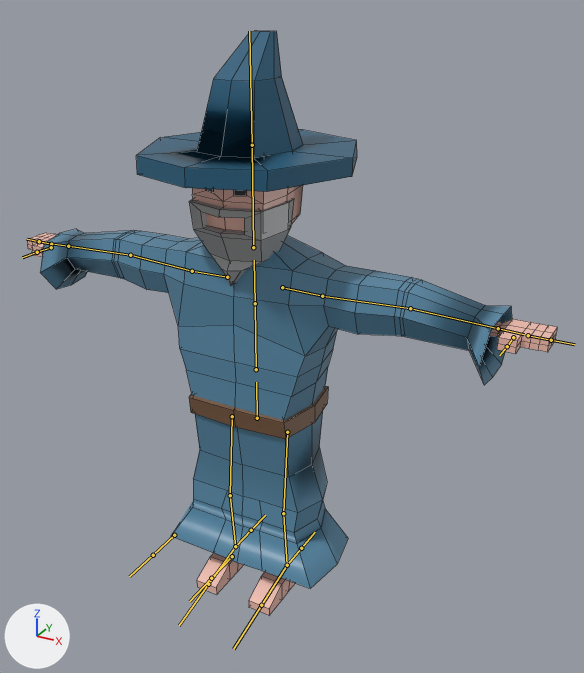
The FBX model Assets/Models/GarthArmatureAnimations.fbx, before and after one commit.
Rendered twice from a 50 mm camera at (5.42, -8.81, 8.55) aimed at (0.49, 0.16, 4.07). The lights are fixed; the arrows at lower left show +X, +Y and +Z. The bones that bend it are drawn over the model as lines. Mesh edges are drawn as thin lines.

The first picture shows 'Barba', 'Garth', 'Sombrero', 'Tunica'.
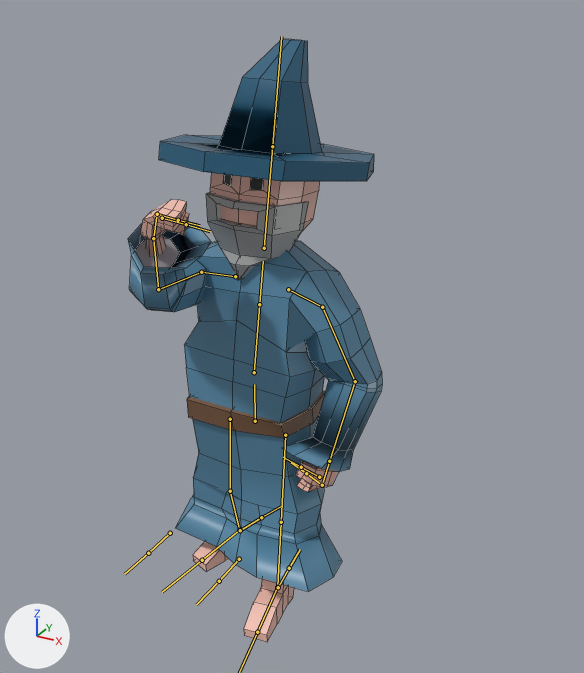
The newer file adds an action. The first version stands in its rest pose; the second is drawn at frame 6 of the action 'Armature|Attack'.

The change, as JSON lines over the scene's bpy script:
```json
{"block": "bone_root", "where": "bone_root = bpy.data.objects['Armature'].pose.bones['Root']"}
{"op": "set", "path": "bone_root.location", "old": "(0.0, 0.0, 0.0)", "new": "(-0.03, -0.05, 0.01)"}
{"block": "bone_spine", "where": "bone_spine = bpy.data.objects['Armature'].pose.bones['Spine']  # child of 'Root'"}
{"op": "set", "path": "bone_spine.rotation_quaternion", "old": "(1.0, 0.0, 0.0, 0.0)", "new": "(0.998, -0.063, -0.023, -0.015)", "note": "degrees (0, 0, 0) -> degrees (-7, -3, -2)"}
{"block": "bone_shoulder_l", "where": "bone_shoulder_l = bpy.data.objects['Armature'].pose.bones['Shoulder.L']  # child of 'Spine2'"}
{"op": "set", "path": "bone_shoulder_l.rotation_quaternion", "old": "(1.0, 0.0, 0.0, 0.0)", "new": "(0.988, 0.051, -0.116, -0.083)", "note": "degrees (0, 0, 0) -> degrees (7, -13, -10)"}
{"block": "bone_upperarm_l", "where": "bone_upperarm_l = bpy.data.objects['Armature'].pose.bones['UpperArm.L']  # child of 'Shoulder.L'"}
{"op": "set", "path": "bone_upperarm_l.rotation_quaternion", "old": "(1.0, 0.0, 0.0, 0.0)", "new": "(0.834, -0.185, 0.21, -0.475)", "note": "degrees (0, 0, 0) -> degrees (-31, 10, -62)"}
{"block": "bone_lowerarm_l", "where": "bone_lowerarm_l = bpy.data.objects['Armature'].pose.bones['LowerArm.L']  # child of 'UpperArm.L'"}
{"op": "set", "path": "bone_lowerarm_l.rotation_quaternion", "old": "(1.0, 0.0, 0.0, 0.0)", "new": "(0.944, 0.28, -0.041, -0.169)", "note": "degrees (0, 0, 0) -> degrees (33, 1, -20)"}
{"block": "bone_fingers_l", "where": "bone_fingers_l = bpy.data.objects['Armature'].pose.bones['Fingers.L']  # child of 'Hand.L'"}
{"op": "set", "path": "bone_fingers_l.rotation_quaternion", "old": "(1.0, 0.0, 0.0, 0.0)", "new": "(0.565, 0.013, -0.159, -0.81)", "note": "degrees (0, 0, 0) -> degrees (16, -9, -111)"}
{"block": "bone_thumb_l", "where": "bone_thumb_l = bpy.data.objects['Armature'].pose.bones['Thumb.L']  # child of 'Hand.L'"}
{"op": "set", "path": "bone_thumb_l.rotation_quaternion", "old": "(1.0, 0.0, 0.0, 0.0)", "new": "(0.746, 0.653, -0.129, 0.028)", "note": "degrees (0, 0, 0) -> degrees (83, -13, -8)"}
{"block": "bone_shoulder_r", "where": "bone_shoulder_r = bpy.data.objects['Armature'].pose.bones['Shoulder.R']  # child of 'Spine2'"}
{"op": "set", "path": "bone_shoulder_r.rotation_quaternion", "old": "(1.0, 0.0, 0.0, 0.0)", "new": "(0.986, 0.004, -0.162, 0.039)", "note": "degrees (0, 0, 0) -> degrees (0, -19, 5)"}
{"block": "bone_upperarm_r", "where": "bone_upperarm_r = bpy.data.objects['Armature'].pose.bones['UpperArm.R']  # child of 'Shoulder.R'"}
{"op": "set", "path": "bone_upperarm_r.rotation_quaternion", "old": "(1.0, 0.0, 0.0, 0.0)", "new": "(0.426, 0.692, 0.448, 0.373)", "note": "degrees (0, 0, 0) -> degrees (111, -8, 71)"}
{"block": "bone_lowerarm_r", "where": "bone_lowerarm_r = bpy.data.objects['Armature'].pose.bones['LowerArm.R']  # child of 'UpperArm.R'"}
{"op": "set", "path": "bone_lowerarm_r.rotation_quaternion", "old": "(1.0, 0.0, 0.0, 0.0)", "new": "(0.933, 0.354, 0.017, 0.056)", "note": "degrees (0, 0, 0) -> degrees (42, 0, 7)"}
{"block": "bone_hand_r", "where": "bone_hand_r = bpy.data.objects['Armature'].pose.bones['Hand.R']  # child of 'LowerArm.R'"}
{"op": "set", "path": "bone_hand_r.rotation_quaternion", "old": "(1.0, 0.0, 0.0, 0.0)", "new": "(0.975, 0.219, -0.022, -0.028)", "note": "degrees (0, 0, 0) -> degrees (25, -2, -4)"}
{"block": "bone_fingers_r", "where": "bone_fingers_r = bpy.data.objects['Armature'].pose.bones['Fingers.R']  # child of 'Hand.R'"}
{"op": "set", "path": "bone_fingers_r.rotation_quaternion", "old": "(1.0, 0.0, 0.0, 0.0)", "new": "(0.72, 0.007, 0.076, 0.69)", "note": "degrees (0, 0, 0) -> degrees (7, 6, 88)"}
{"block": "bone_thumb_r", "where": "bone_thumb_r = bpy.data.objects['Armature'].pose.bones['Thumb.R']  # child of 'Hand.R'"}
{"op": "set", "path": "bone_thumb_r.rotation_quaternion", "old": "(1.0, 0.0, 0.0, 0.0)", "new": "(0.783, 0.617, 0.069, -0.025)", "note": "degrees (0, 0, 0) -> degrees (77, 8, 3)"}
{"block": "bone_upperleg_l", "where": "bone_upperleg_l = bpy.data.objects['Armature'].pose.bones['UpperLeg.L']  # child of 'Root'"}
{"op": "set", "path": "bone_upperleg_l.rotation_quaternion", "old": "(1.0, 0.0, 0.0, 0.0)", "new": "(0.997, 0.065, -0.024, 0.03)", "note": "degrees (0, 0, 0) -> degrees (7, -3, 3)"}
{"block": "bone_lowerleg_l", "where": "bone_lowerleg_l = bpy.data.objects['Armature'].pose.bones['LowerLeg.L']  # child of 'UpperLeg.L'"}
{"op": "set", "path": "bone_lowerleg_l.rotation_quaternion", "old": "(1.0, 0.0, 0.0, 0.0)", "new": "(0.995, 0.095, 0.0, 0.0)", "note": "degrees (0, 0, 0) -> degrees (11, 0, 0)"}
{"block": "bone_foot_l", "where": "bone_foot_l = bpy.data.objects['Armature'].pose.bones['Foot.L']  # child of 'LowerLeg.L'"}
{"op": "set", "path": "bone_foot_l.rotation_quaternion", "old": "(1.0, 0.0, 0.0, 0.0)", "new": "(0.986, -0.162, -0.014, 0.038)", "note": "degrees (0, 0, 0) -> degrees (-19, -1, 5)"}
{"block": "bone_upperleg_r", "where": "bone_upperleg_r = bpy.data.objects['Armature'].pose.bones['UpperLeg.R']  # child of 'Root'"}
{"op": "set", "path": "bone_upperleg_r.rotation_quaternion", "old": "(1.0, 0.0, 0.0, 0.0)", "new": "(0.997, -0.064, -0.002, -0.03)", "note": "degrees (0, 0, 0) -> degrees (-7, 0, -3)"}
{"block": "bone_lowerleg_r", "where": "bone_lowerleg_r = bpy.data.objects['Armature'].pose.bones['LowerLeg.R']  # child of 'UpperLeg.R'"}
{"op": "set", "path": "bone_lowerleg_r.rotation_quaternion", "old": "(1.0, 0.0, 0.0, 0.0)", "new": "(0.999, -0.047, 0.0, 0.0)", "note": "degrees (0, 0, 0) -> degrees (-5, 0, 0)"}
{"block": "bone_foot_r", "where": "bone_foot_r = bpy.data.objects['Armature'].pose.bones['Foot.R']  # child of 'LowerLeg.R'"}
{"op": "set", "path": "bone_foot_r.rotation_quaternion", "old": "(1.0, 0.0, 0.0, 0.0)", "new": "(0.981, 0.093, 0.088, -0.147)", "note": "degrees (0, 0, 0) -> degrees (9, 12, -16)"}
```

Changed parts and their boxes (x1, y1, x2, y2) in the pictures (584 x 673 px):
```json
{"object": "Tunica", "change": "posed", "before": [40, 229, 512, 588], "after": [128, 222, 382, 591], "on screen": "46% narrower"}
{"object": "Sombrero", "change": "posed", "before": [136, 31, 357, 192], "after": [159, 39, 374, 181], "on screen": "12% shorter"}
{"object": "Garth", "change": "posed", "before": [27, 185, 557, 615], "after": [140, 173, 339, 642]}
{"object": "Barba", "change": "posed", "before": [189, 199, 294, 286], "after": [206, 193, 309, 280]}
{"bone": "Root", "before": "(257, 418) to (256, 382)", "after": "(255, 421) to (254, 384)"}
{"bone": "Spine", "before": "(256, 369) to (255, 303)", "after": "(254, 372) to (259, 304)"}
{"bone": "Shoulder.L", "before": "(282, 287) to (322, 296)", "after": "(288, 289) to (322, 307)"}
{"bone": "UpperArm.L", "before": "(322, 296) to (410, 308)", "after": "(322, 307) to (355, 381)"}
{"bone": "LowerArm.L", "before": "(410, 308) to (498, 328)", "after": "(355, 381) to (329, 461)"}
{"bone": "Fingers.L", "before": "(528, 335) to (551, 340)", "after": "(322, 485) to (306, 473)"}
{"bone": "Thumb.L", "before": "(513, 337) to (507, 346)", "after": "(319, 477) to (301, 467)"}
{"bone": "Shoulder.R", "before": "(227, 277) to (192, 271)", "after": "(235, 276) to (201, 272)"}
{"bone": "UpperArm.R", "before": "(192, 271) to (130, 255)", "after": "(201, 272) to (158, 289)"}
{"bone": "LowerArm.R", "before": "(130, 255) to (68, 246)", "after": "(158, 289) to (153, 238)"}
{"bone": "Hand.R", "before": "(68, 246) to (53, 244)", "after": "(153, 238) to (156, 217)"}
{"bone": "Fingers.R", "before": "(51, 244) to (39, 241)", "after": "(157, 214) to (178, 220)"}
{"bone": "Thumb.R", "before": "(51, 247) to (37, 252)", "after": "(162, 218) to (186, 224)"}
{"bone": "UpperLeg.L", "before": "(287, 432) to (283, 513)", "after": "(285, 435) to (281, 522)"}
{"bone": "LowerLeg.L", "before": "(283, 513) to (287, 565)", "after": "(281, 522) to (277, 587)"}
{"bone": "Foot.L", "before": "(287, 565) to (261, 605)", "after": "(277, 587) to (257, 632)"}
{"bone": "UpperLeg.R", "before": "(232, 416) to (230, 495)", "after": "(230, 419) to (230, 491)"}
{"bone": "LowerLeg.R", "before": "(230, 495) to (235, 546)", "after": "(230, 491) to (239, 530)"}
{"bone": "Foot.R", "before": "(235, 546) to (208, 584)", "after": "(239, 530) to (202, 560)"}
```
